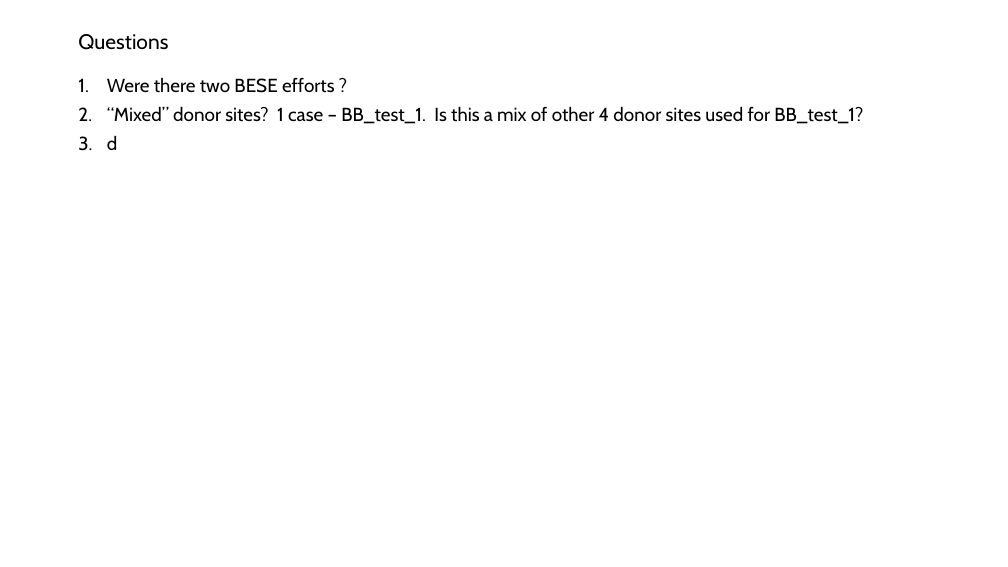
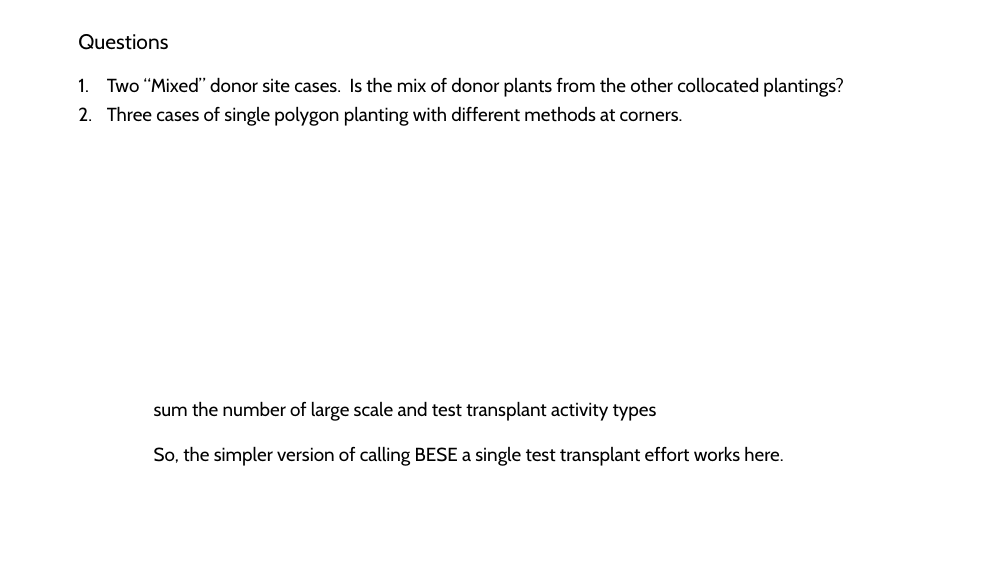
Before and after one commit to WA-Nearshore/seagrass-restoration-processing, a slide deck: slide 2 of docs/seagrass_restoration_storymap_notes.pptx. Drawn at 1008x567 pixels with LibreOffice and Linux fonts; fonts in the diff are those of the drawing. Boxes give left, top, right and bottom in pixels: in the first picture for what was removed or moved away, otherwise in the second. Text is boxed around its words. In the diff, an @@ line names an element or a change of style, - is before the commit and + after.

Commit message:
New output tables with bad BESE removed.

```diff
--- a/docs/seagrass_restoration_storymap_notes.pptx
+++ b/docs/seagrass_restoration_storymap_notes.pptx
@@ text at (107,77,843,126): text changed @@
-1. Were there two BESE efforts ?
-2. “Mixed” donor sites? 1 case – BB_test_1. Is this a mix of other 4 donor sites used for BB_test_1?
-3. d
+1. Two “Mixed” donor site cases. Is the mix of donor plants from the other collocated plantings?
+2. Three cases of single polygon planting with different methods at corners.
@@ text added at (154,401,783,466), 18 pt, text #000000 @@
+sum the number of large scale and test transplant activity types
+So, the simpler version of calling BESE a single test transplant effort works here.
```
Also in this commit, not shown: 1 other slide changed, 15 other files.
